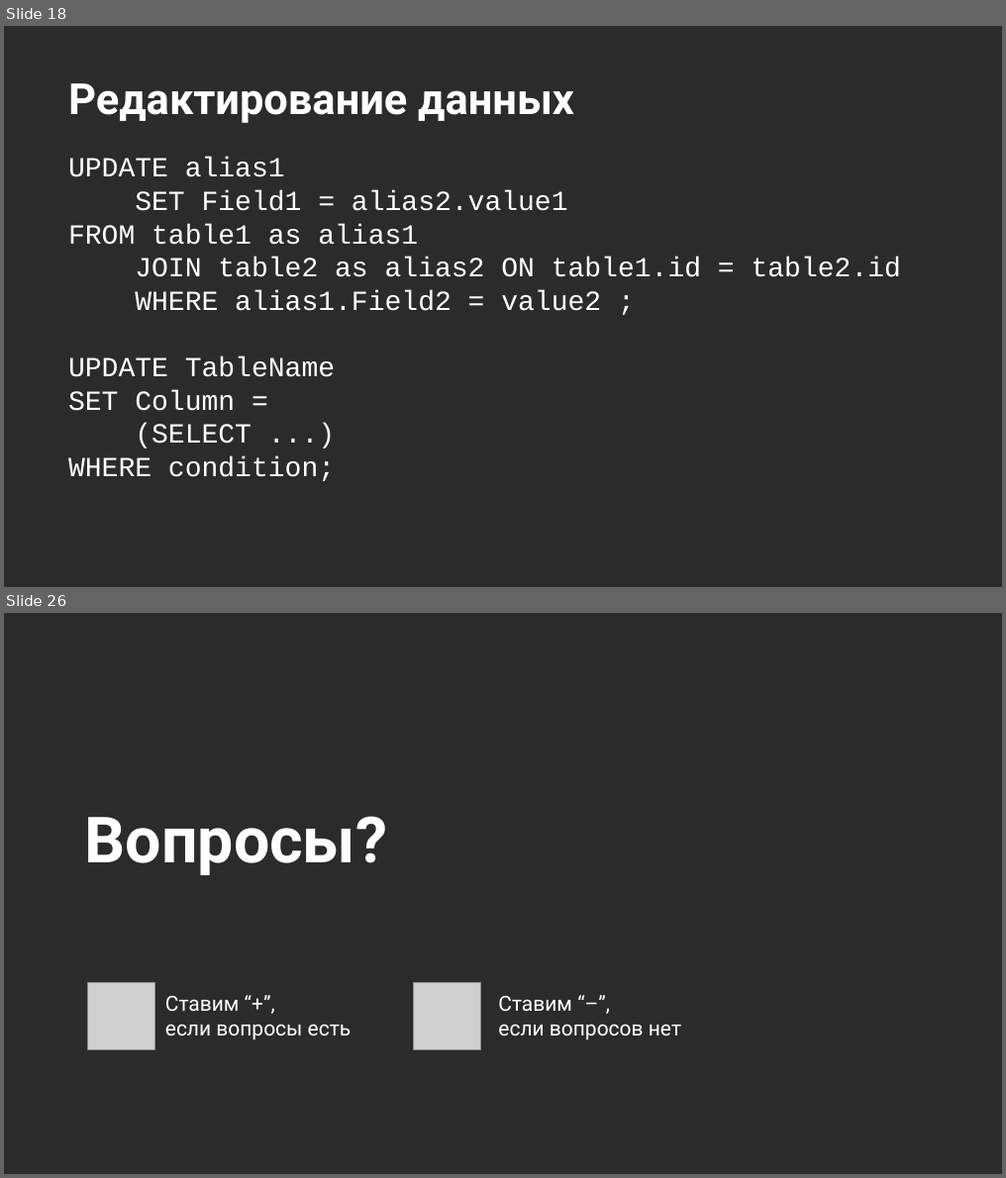
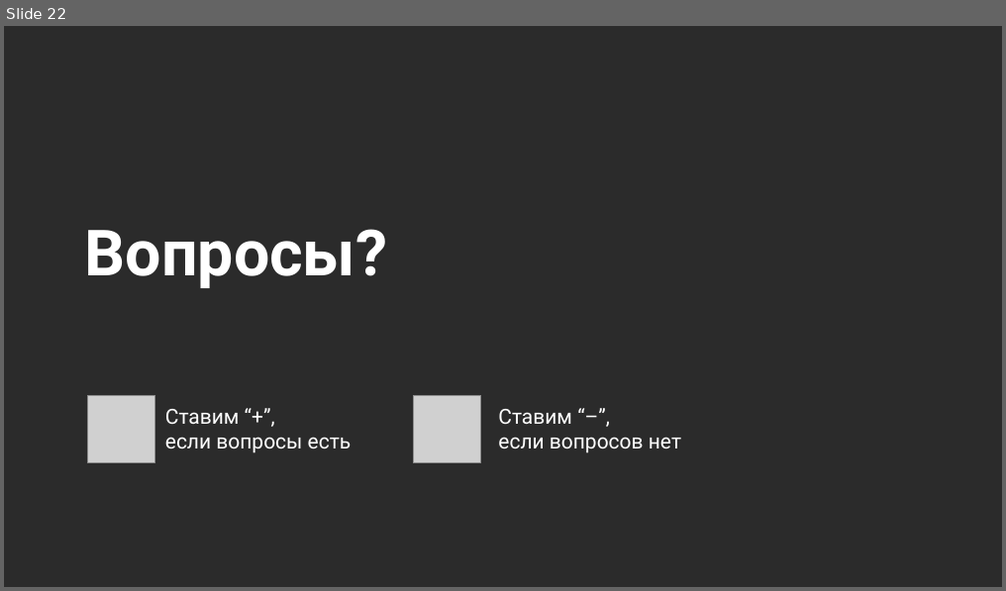
Before and after one commit to MarinaPaley/OTUS, a slide deck: Программирование.pptx. Shown one above the other, each under a label of ours: slides 18 and 26 before the commit, slide 22 after it; the slides between them are not shown. The pictures are 1006x1178 and 1006x591 pixels, drawn with LibreOffice and Linux fonts; fonts in the diff are those of the drawing; grey boxes stand for pictures; background and template pictures are left out; a plain dark background stands for a picture behind light text. Boxes give left, top, right and bottom in pixels: in the first picture for what was removed or moved away, otherwise in the second. Text is boxed around its words. In the diff, an @@ line names an element or a change of style, - is before the commit and + after.

```diff
--- a/Программирование.pptx
+++ b/Программирование.pptx
@@ slide 18 removed at box(4, 26, 1002, 587), background picture (left out) @@
@@ title removed at box(68, 83, 574, 123) @@
-Редактирование данных
@@ text removed at box(68, 158, 901, 481) @@
-UPDATE alias1
-SET Field1 = alias2.value1
-FROM table1 as alias1
-JOIN table2 as alias2 ON table1.id = table2.id
-WHERE alias1.Field2 = value2 ;
-UPDATE TableName
-SET Column =
-(SELECT ...)
-WHERE condition;
@@ what was slide 26 is now slide 22 @@
```
Also in this commit, not shown: 2 slides changed, 17 slides added, 20 other slides removed.
